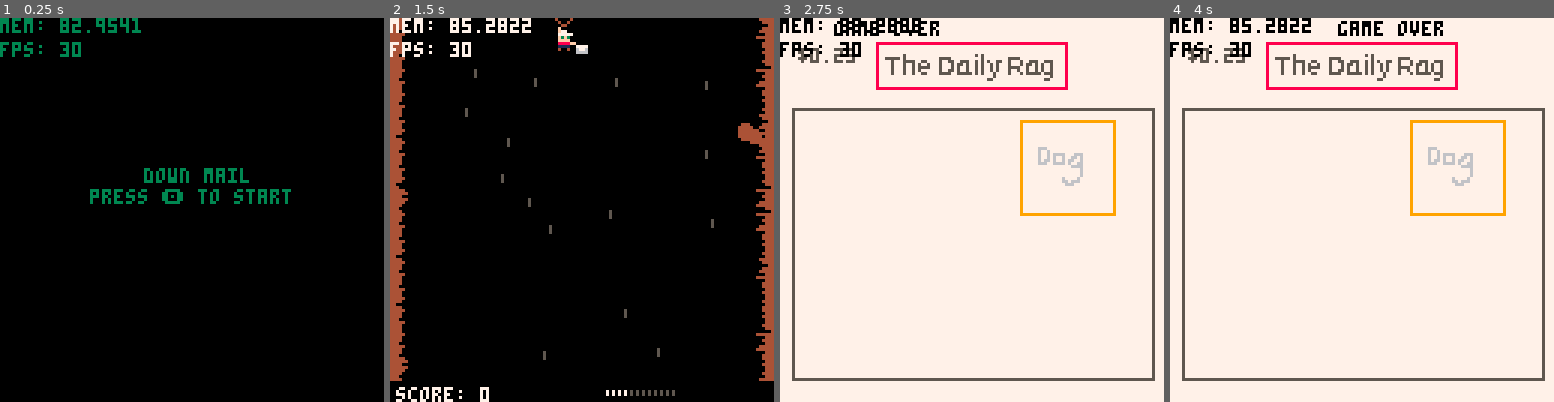
Above: before the commit, frames 1-4 (left to right).
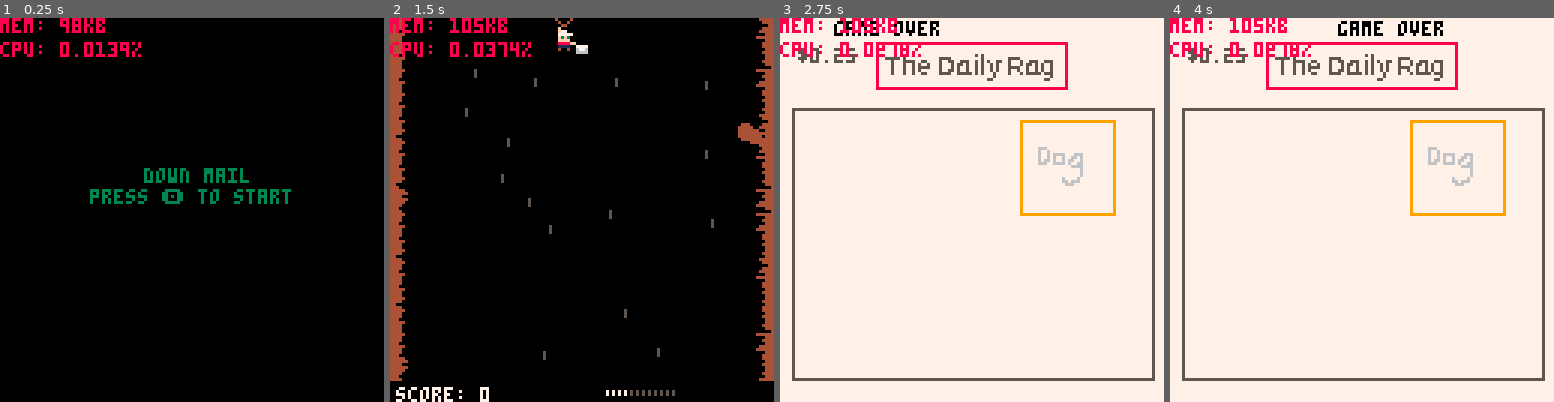
Above: after the commit, the same moments.

Repository: sugarvoid/down-mail
Game: PICO-8 cartridge down_mail.p8
Same seed, same stepped clock (60 frames per second), same inputs: the game is played once before the commit and once after it.
Inputs:
- Up to frame 1 (0.25 s): no input
- Up to frame 2 (1.5 s): tap O (Z key) at 0.33, 0.7, 1.43 s; tap X (X key) at 1.07 s
- Up to frame 3 (2.75 s): hold Left 1.97-2.37 s; tap X (X key) at 2.07, 2.4, 2.73 s; tap O (Z key) at 2.22 s; hold Down from 2.42 s (still down)
- Up to frame 4 (4 s): release Down at 2.82 s; hold Right 2.87-3.53 s; tap X (X key) at 3.07, 3.4, 3.73 s; tap O (Z key) at 3.1, 3.98 s; hold Up from 3.58 s (still down)

The runs differ from the first frame. In frame 1, 1.3% of the frame differs, in the area x 0-37%, y 0-11%; in frame 2, 1.4%; in frame 3, 1.2%; in frame 4, 1.3%.

Commit message:
Add demon file

Diff:
--- a/down_mail.p8
+++ b/down_mail.p8
@@ -16,6 +16,7 @@
 #include src/bone.lua
 #include src/particle.lua
 #include src/heart.lua
+#include src/demon.lua
 
 __gfx__
 0000000000f00f0000f0000000f00f0000f0000000f00f0000f00000007777000077770000707000000000000000000044440000000444440000000000000000
--- /dev/null
+++ b/src/demon.lua
@@ -0,0 +1,187 @@
+demon = {}
+demon.__index = demon
+
+local next_demon = 70
+local y_range = { 10, 90 }
+local off_screen_y = 138
+local things = {}
+
+local thing_on_left = false
+local thing_on_right = false
+
+function demon:new(side)
+    local _demon = setmetatable({}, demon)
+    _demon.animations = {
+        idle = {f={}, loop=true, done=false},
+        climb = {f={}, loop=true, done=false},
+        throw = {f={}, loop=true, done=false},
+        grow_head = {f={}, loop=true, done=false},
+    }
+    _demon.img=14
+    _demon.next_y = 50
+    _demon.tmr_move = -1
+    _demon.tmr_throw = -1
+    _demon.timer = 150
+    _demon.time_on_screen = nil -- TODO: longer on screen, throw more often
+    _demon.in_play = false
+    _demon.w = 16
+    _demon.h = 24
+    _demon.y = off_screen_y
+    _demon.curr_animation = _demon.animations["idle"]
+
+    if side == "right" then
+        _demon.x = 208
+        _demon.facing_dir = 1
+    elseif side == "left" then
+        _demon.x = 3
+        _demon.facing_dir = -1
+        for _, a in pairs(_demon.animations) do
+            a:flipH()
+        end
+    end
+
+    return _demon
+end
+
+function demon:draw()
+    --self.curr_animation:draw(thing_sheet, self.x, self.y)
+    --x = get_distance()
+    --if is_debug_on then
+     --   draw_hitbox(self)
+     spr(self.img, self.x, self.y)
+    --end
+    --love.graphics.draw(image, self.x, self.y, 0, self.facing_dir, 1, 4, 1)
+    --self.curr_animation:draw(thing_sheet, self.x, self.y, 0, self.facing_dir, 1, 16)
+
+end
+
+function demon:update(dt)
+    for a in all(self.curr_animation.f) do
+        self.img=a
+    end
+
+    if self.curr_animation == self.animations["throw"] and self.curr_animation.done then
+
+        --spawn_skull(self.x - (8 * self.facing_dir), self.y + 7, p1, self.facing_dir)
+        --self.animations["throw"]:resume()
+        --self.animations["throw"]:gotoFrame(1)
+        self.curr_animation = self.animations["grow_head"]
+    end
+    if self.curr_animation == self.animations["grow_head"] and self.curr_animation.done then
+        --self.animations["grow_head"]:resume()
+        --self.animations["grow_head"]:gotoFrame(1)
+        self.curr_animation = self.animations["idle"]
+    end
+
+    if self.in_play then
+        self.tmr_move -= 1 -- math.clamp(0, self.tmr_move - 1, 90)
+        self.tmr_throw -= 1 --math.clamp(0, self.tmr_throw - 1, 90)
+        if self.tmr_move == 0 then
+            self:move(math.random(y_range[1], y_range[2]))
+        end
+
+        if self.tmr_throw == 0 then
+            self:throw_skull()
+        end
+
+        for _, l in ipairs(all_letters) do
+            if is_colliding(l, self) then
+                table.remove_item(all_letters, l)
+                self:die()
+            end
+        end
+    end
+end
+
+function demon:reset()
+
+end
+
+function demon:move(new_y)
+    self.curr_animation = self.animations["climb"]
+    self.tw_move = flux.to(self, 1, { y = new_y }):ease("linear"):oncomplete(
+        function()
+            self.tmr_move = get_next_time(1, 4)
+            self.curr_animation = self.animations["idle"]
+        end
+    )
+end
+
+function demon:crawl_on_screen()
+    self.in_play = true
+    self.curr_animation = self.animations["climb"]
+    local _y = rnd({y_range[1], y_range[2]})
+    -- flux.to(self, 1, { y = _y }):ease("linear"):oncomplete(
+    --     function()
+    --         --self:move_up()
+
+    --         self.curr_animation = self.animations["idle"]
+    --         self.tmr_move = get_next_time(1, 4)
+    --     end
+    -- )
+end
+
+function demon:die()
+    self.in_play = false
+    self.curr_animation = self.animations["climb"]
+    --FIXME: Sometimes the "thing" will not slide down, it just disappears.
+
+    self.twn_move = flux.to(self, 0.5, { y = off_screen_y }):ease("linear"):oncomplete(
+        function()
+            thing_on_left = false
+            thing_on_right = false
+            del(things, self)
+            self.tmr_move = -1
+            self.tmr_throw = -1
+        end
+    )
+end
+
+function demon:throw_skull()
+    self.curr_animation = self.animations["throw"]
+    self.tmr_throw = 60
+    --sfx_skull:play()
+    --spawn_skull(self.x-(17*self.facing_dir), self.y+7, player, self.facing_dir)
+end
+
+function update_demon_spawner()
+    next_demon = next_demon - 1
+    if next_demon <= 0 then
+        spawn_rock()
+    end
+end
+
+function spawn_demon()
+    if not thing_on_left and not thing_on_right then
+        local _side
+        if flr(rnd(2)) + 1 == 1 then
+            _side = "left"
+            thing_on_left = true
+        else
+            _side = "right"
+            thing_on_right = true
+        end
+
+        local _demon = demon:new(_side)
+        table.insert(things, _demon)
+        _demon:crawl_on_screen()
+    else
+        print_debug("there was already a thing on screen")
+    end
+end
+
+function init_demons()
+
+end
+
+function update_demons()
+    for d in all(things) do
+        d:update()
+    end
+end
+
+function draw_demons()
+    for d in all(things) do
+        d:draw()
+    end
+end
--- a/src/main.lua
+++ b/src/main.lua
@@ -57,8 +57,8 @@
     elseif g_state==2 then
         draw_gameover()
     end
-    print("mem: "..stat(0), 0, 0)
-    print("fps: "..stat(7), 0, 8)
+    print("mem: "..flr(stat(0)).."kb", 0, 0, 8)
+    print("cpu: "..stat(1).. "%", 0, 8, 8)
 end
 
 function update_play()
